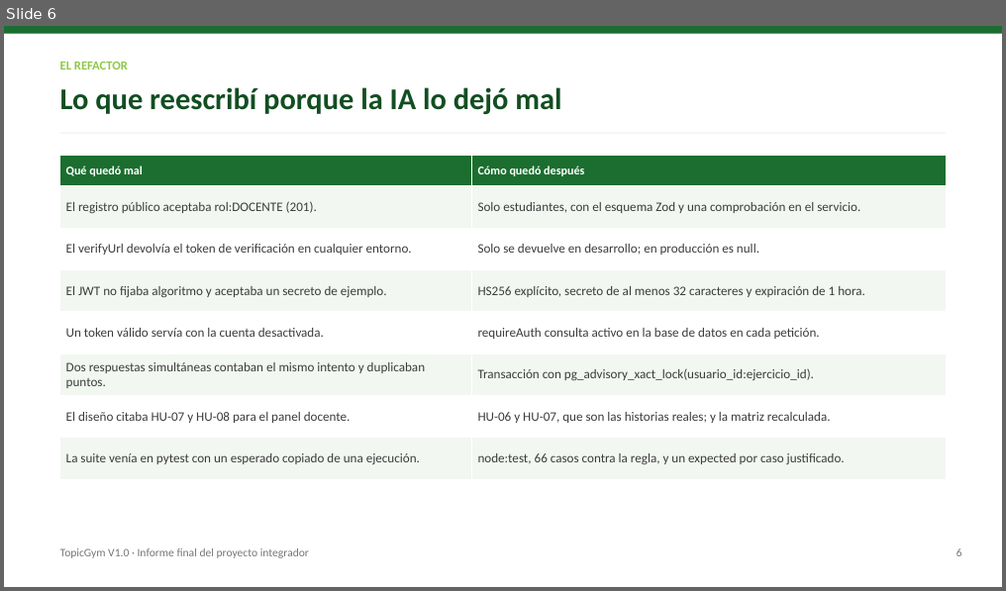
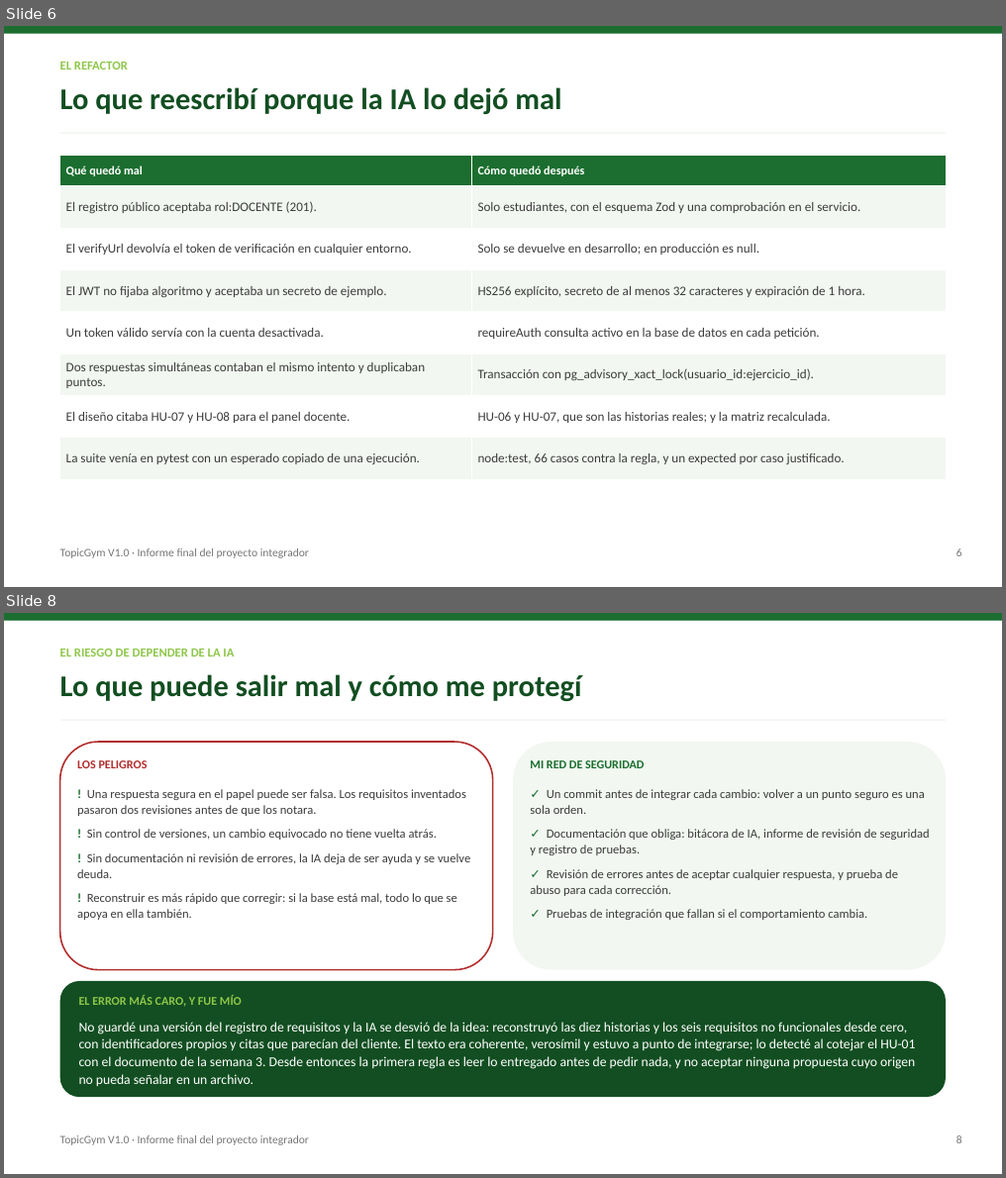
Before and after one commit to MaNDress78/14-11-2026, a slide deck: documentos/semana8/TopicGym_sustentacion_informe_final.pptx. Shown one above the other, each under a label of ours: slide 6 before the commit, slides 6 and 8 after it; the slides between them are not shown. The pictures are 1006x591 and 1006x1178 pixels, drawn with LibreOffice and Linux fonts; fonts in the diff are those of the drawing. Boxes give left, top, right and bottom in pixels: in the first picture for what was removed or moved away, otherwise in the second. Text is boxed around its words. In the diff, an @@ line names an element or a change of style, - is before the commit and + after.

```diff
--- a/documentos/semana8/TopicGym_sustentacion_informe_final.pptx
+++ b/documentos/semana8/TopicGym_sustentacion_informe_final.pptx
@@ slide 8 added at (4,613,1002,1174), background #FFFFFF @@
@@ rounded rectangle added at (4,613,1002,621), fill #1B6E2F @@
@@ text added at (60,649,234,657), 12 pt, text #8FC74A, bold @@
+EL RIESGO DE DEPENDER DE LA IA
@@ text added at (60,674,582,701), 29 pt, text #124E21, bold @@
+Lo que puede salir mal y cómo me protegí
@@ rounded rectangle added at (60,719,945,721), fill #F2F7F1 @@
@@ rounded rectangle added at (60,742,493,970), fill #FFFFFF, outline #B32D2D 1.5 pt @@
@@ text added at (77,761,148,768), 11.5 pt, text #B32D2D, bold @@
+LOS PELIGROS
@@ rounded rectangle added at (513,742,945,970), fill #F2F7F1 @@
@@ text added at (530,761,644,768), 11.5 pt, text #1B6E2F, bold @@
+MI RED DE SEGURIDAD
@@ text added at (77,789,470,920), 12 pt, text #3C3C3C @@
+! Una respuesta segura en el papel puede ser falsa. Los requisitos inventados pasaron dos revisiones antes de que los notara.
+! Sin control de versiones, un cambio equivocado no tiene vuelta atrás.
+! Sin documentación ni revisión de errores, la IA deja de ser ayuda y se vuelve deuda.
+! Reconstruir es más rápido que corregir: si la base está mal, todo lo que se apoya en ella también.
@@ text added at (530,789,930,920), 12 pt, text #3C3C3C @@
+✓ Un commit antes de integrar cada cambio: volver a un punto seguro es una sola orden.
+✓ Documentación que obliga: bitácora de IA, informe de revisión de seguridad y registro de pruebas.
+✓ Revisión de errores antes de aceptar cualquier respuesta, y prueba de abuso para cada corrección.
+✓ Pruebas de integración que fallan si el comportamiento cambia.
@@ rounded rectangle added at (60,981,945,1097), fill #124E21 @@
@@ text added at (79,995,242,1006), 11.5 pt, text #8FC74A, bold @@
+EL ERROR MÁS CARO, Y FUE MÍO
@@ text added at (79,1022,915,1087), 13 pt, text #FFFFFF @@
+No guardé una versión del registro de requisitos y la IA se desvió de la idea: reconstruyó las diez historias y los seis requisitos no funcionales desde cero, con identificadores propios y citas que parecían del cliente. El texto era coherente, verosímil y estuvo a punto de integrarse; lo detecté al cotejar el HU-01 con el documento de la semana 3. Desde entonces la primera regla es leer lo entregado antes de pedir nada, y no aceptar ninguna propuesta cuyo origen no pueda señalar en un archivo.
@@ text added at (60,1136,309,1146), 11 pt, text #767676 @@
+TopicGym V1.0 · Informe final del proyecto integrador
@@ text added at (956,1136,962,1144), 11 pt, text #767676 @@
+8
```
Also in this commit, not shown: 3 slides changed, 1 other slide added, 2 slides removed, 1 other file.
